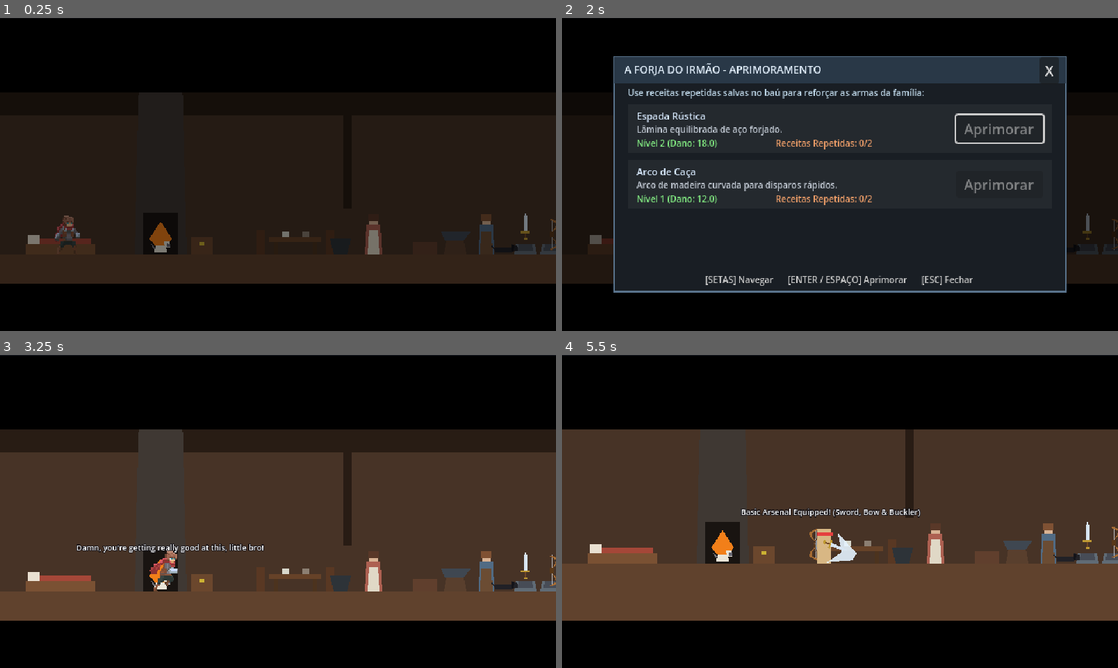
Above: before the commit, frames 1-4 (two rows, left to right).
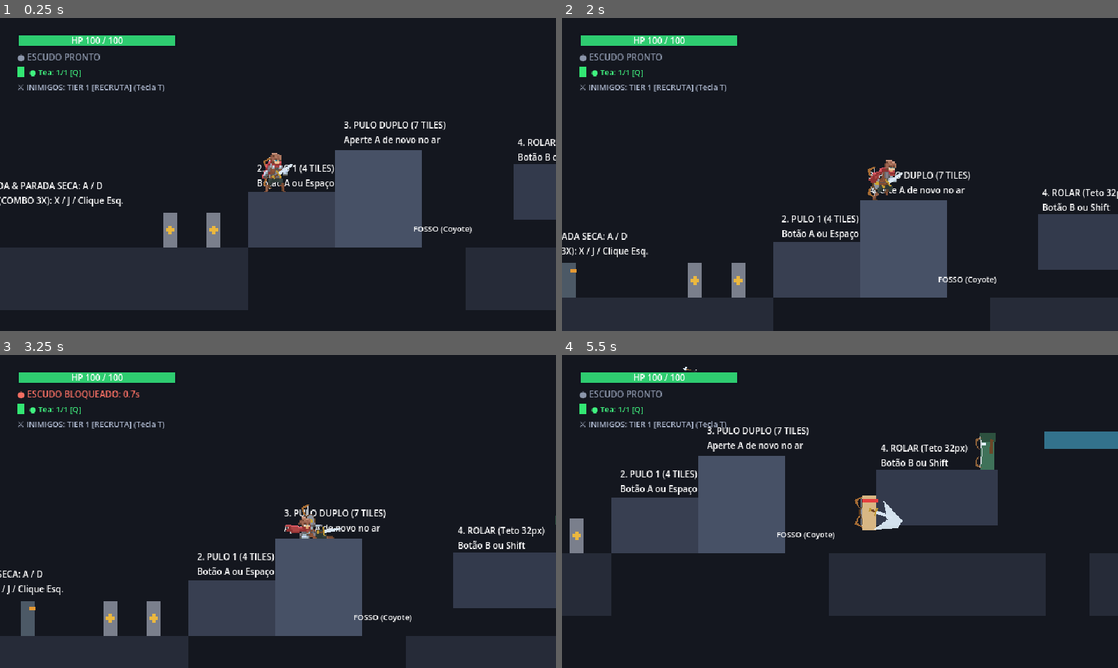
Above: after the commit, the same moments.

Repository: Theadrill/Godot-Roguelike-Prototype
Game: Godot game, scene res://src/world/movement_gym.tscn
The game is run twice, just before and just after one commit, with the same random seed, the same clock (stepped at 60 frames per second) and the same inputs. Before the commit the project starts from res://src/world/hub/family_house.tscn.
Inputs (mouse positions are in pixels of both pictures, inside the frame that each line leads up to):
- Up to frame 1 (0.25 s): no input
- Up to frame 2 (2 s): tap A (move_left) at 0.5, 1.25 s; move the mouse to (934, 237) at 0.52 s; hold Shift (roll) 0.53-1.28 s; hold D (move_right) from 0.53 s (still down); click (934, 237) at 0.67 s; tap Space (jump) at 0.77, 0.8, 1.07, 1.35, 1.52, 1.82 s; move the mouse to (1051, 237) at 1.27 s; click (1051, 237) at 1.42 s; tap Shift (roll) at 1.55 s
- Up to frame 3 (3.25 s): tap A (move_left) at 2 s; move the mouse to (528, 574) at 2.02 s; release D (move_right) at 2.03 s; press the mouse at (528, 574) at 2.03 s; hold A (move_left) 2.03-2.78 s; tap Space (jump) at 2.3, 3.02 s; move the mouse to (550, 574) at 2.77 s; release the mouse at (550, 574) at 2.78 s; hold D (move_right) from 2.78 s (still down); right-click (550, 574) at 2.85 s; click (550, 574) at 2.92 s; tap Shift (roll) at 3.05 s
- Up to frame 4 (5.5 s): tap Space (jump) at 3.32, 4.52, 4.82, 5.3 s; tap A (move_left) at 3.5, 4.25 s; move the mouse to (756, 583) at 3.52 s; hold Space (jump) 3.53-4.28 s; tap Q (heal) at 3.6 s; click (756, 583) at 3.67 s; move the mouse to (673, 464) at 4.27 s; release D (move_right) at 4.28 s; hold A (move_left) 4.28-5.03 s; tap E (interact) at 4.35 s; tap Shift (roll) at 4.55 s; move the mouse to (867, 511) at 5.02 s; hold D (move_right) from 5.03 s (still down); hold Keypad 2 (look_down) from 5.03 s (still down); click (867, 511) at 5.17 s

The runs differ from the first frame. In frame 1, 62% of the frame differs, in the area x 0-100%, y 0-100%; in frame 2, 50%; in frame 3, 92%; in frame 4, 99%.

Commit message:
chore(config): set movement_gym as main_scene for rapid weapon socket testing

Diff:
--- a/assets/player/adventurer/player_frames.tres
+++ b/assets/player/adventurer/player_frames.tres
@@ -1,68 +1,12 @@
-[gd_resource type="SpriteFrames" load_steps=37 format=3 uid="uid://player_frames_unified_01"]
-
-[ext_resource type="Texture2D" path="res://assets/player/adventurer/idle/player_idle_sheet.png" id="1_idle_sheet"]
-[ext_resource type="Texture2D" path="res://assets/player/adventurer/run/player_run_sheet.png" id="2_run_sheet"]
-[ext_resource type="Texture2D" path="res://assets/player/adventurer/jump/player_jump_sheet.png" id="3_jump_sheet"]
-[ext_resource type="Texture2D" path="res://assets/player/adventurer/crouch/player_crouch_sheet.png" id="4_crouch_sheet"]
-[ext_resource type="Texture2D" path="res://assets/player/adventurer/fall/player_fall_sheet.png" id="5_fall_sheet"]
-[ext_resource type="Texture2D" path="res://assets/player/adventurer/slide/player_slide_sheet.png" id="6_slide_sheet"]
-[ext_resource type="Texture2D" path="res://assets/player/adventurer/roll/player_roll_sheet.png" id="7_roll_sheet"]
-
-[sub_resource type="AtlasTexture" id="AtlasTexture_idle_0"]
-atlas = ExtResource("1_idle_sheet")
-region = Rect2(0, 0, 83, 62)
-
-[sub_resource type="AtlasTexture" id="AtlasTexture_idle_1"]
-atlas = ExtResource("1_idle_sheet")
-region = Rect2(83, 0, 83, 62)
-
-[sub_resource type="AtlasTexture" id="AtlasTexture_idle_2"]
-atlas = ExtResource("1_idle_sheet")
-region = Rect2(0, 62, 83, 62)
-
-[sub_resource type="AtlasTexture" id="AtlasTexture_idle_3"]
-atlas = ExtResource("1_idle_sheet")
-region = Rect2(83, 62, 83, 62)
-
-[sub_resource type="AtlasTexture" id="AtlasTexture_run_0"]
-atlas = ExtResource("2_run_sheet")
-region = Rect2(0, 0, 83, 62)
-
-[sub_resource type="AtlasTexture" id="AtlasTexture_run_1"]
-atlas = ExtResource("2_run_sheet")
-region = Rect2(83, 0, 83, 62)
-
-[sub_resource type="AtlasTexture" id="AtlasTexture_run_2"]
-atlas = ExtResource("2_run_sheet")
-region = Rect2(0, 62, 83, 62)
-
-[sub_resource type="AtlasTexture" id="AtlasTexture_run_3"]
-atlas = ExtResource("2_run_sheet")
-region = Rect2(83, 62, 83, 62)
-
-[sub_resource type="AtlasTexture" id="AtlasTexture_run_4"]
-atlas = ExtResource("2_run_sheet")
-region = Rect2(0, 124, 83, 62)
-
-[sub_resource type="AtlasTexture" id="AtlasTexture_run_5"]
-atlas = ExtResource("2_run_sheet")
-region = Rect2(83, 124, 83, 62)
-
-[sub_resource type="AtlasTexture" id="AtlasTexture_jump_0"]
-atlas = ExtResource("3_jump_sheet")
-region = Rect2(0, 0, 83, 62)
-
-[sub_resource type="AtlasTexture" id="AtlasTexture_jump_1"]
-atlas = ExtResource("3_jump_sheet")
-region = Rect2(83, 0, 83, 62)
-
-[sub_resource type="AtlasTexture" id="AtlasTexture_jump_2"]
-atlas = ExtResource("3_jump_sheet")
-region = Rect2(0, 62, 83, 62)
-
-[sub_resource type="AtlasTexture" id="AtlasTexture_jump_3"]
-atlas = ExtResource("3_jump_sheet")
-region = Rect2(83, 62, 83, 62)
+[gd_resource type="SpriteFrames" format=3 uid="uid://b3mi8waob4tc5"]
+
+[ext_resource type="Texture2D" uid="uid://m41pxyacdvsb" path="res://assets/player/adventurer/idle/player_idle_sheet.png" id="1_idle_sheet"]
+[ext_resource type="Texture2D" uid="uid://clwp5dhk23i2q" path="res://assets/player/adventurer/run/player_run_sheet.png" id="2_run_sheet"]
+[ext_resource type="Texture2D" uid="uid://dlpk5octxasmy" path="res://assets/player/adventurer/jump/player_jump_sheet.png" id="3_jump_sheet"]
+[ext_resource type="Texture2D" uid="uid://525yp11j1d78" path="res://assets/player/adventurer/crouch/player_crouch_sheet.png" id="4_crouch_sheet"]
+[ext_resource type="Texture2D" uid="uid://yl8ludkd4biw" path="res://assets/player/adventurer/fall/player_fall_sheet.png" id="5_fall_sheet"]
+[ext_resource type="Texture2D" uid="uid://bg0rr1o84ulm7" path="res://assets/player/adventurer/slide/player_slide_sheet.png" id="6_slide_sheet"]
+[ext_resource type="Texture2D" uid="uid://dw48dqxejk7o8" path="res://assets/player/adventurer/roll/player_roll_sheet.png" id="7_roll_sheet"]
 
 [sub_resource type="AtlasTexture" id="AtlasTexture_crouch_0"]
 atlas = ExtResource("4_crouch_sheet")
@@ -78,6 +22,22 @@
 
 [sub_resource type="AtlasTexture" id="AtlasTexture_crouch_3"]
 atlas = ExtResource("4_crouch_sheet")
+region = Rect2(83, 62, 83, 62)
+
+[sub_resource type="AtlasTexture" id="AtlasTexture_roll_0"]
+atlas = ExtResource("7_roll_sheet")
+region = Rect2(0, 0, 83, 62)
+
+[sub_resource type="AtlasTexture" id="AtlasTexture_roll_1"]
+atlas = ExtResource("7_roll_sheet")
+region = Rect2(83, 0, 83, 62)
+
+[sub_resource type="AtlasTexture" id="AtlasTexture_roll_2"]
+atlas = ExtResource("7_roll_sheet")
+region = Rect2(0, 62, 83, 62)
+
+[sub_resource type="AtlasTexture" id="AtlasTexture_roll_3"]
+atlas = ExtResource("7_roll_sheet")
 region = Rect2(83, 62, 83, 62)
 
 [sub_resource type="AtlasTexture" id="AtlasTexture_fall_0"]
@@ -88,6 +48,62 @@
 atlas = ExtResource("5_fall_sheet")
 region = Rect2(0, 62, 83, 62)
 
+[sub_resource type="AtlasTexture" id="AtlasTexture_jump_2"]
+atlas = ExtResource("3_jump_sheet")
+region = Rect2(0, 62, 83, 62)
+
+[sub_resource type="AtlasTexture" id="AtlasTexture_idle_0"]
+atlas = ExtResource("1_idle_sheet")
+region = Rect2(0, 0, 83, 62)
+
+[sub_resource type="AtlasTexture" id="AtlasTexture_idle_1"]
+atlas = ExtResource("1_idle_sheet")
+region = Rect2(83, 0, 83, 62)
+
+[sub_resource type="AtlasTexture" id="AtlasTexture_idle_2"]
+atlas = ExtResource("1_idle_sheet")
+region = Rect2(0, 62, 83, 62)
+
+[sub_resource type="AtlasTexture" id="AtlasTexture_idle_3"]
+atlas = ExtResource("1_idle_sheet")
+region = Rect2(83, 62, 83, 62)
+
+[sub_resource type="AtlasTexture" id="AtlasTexture_jump_0"]
+atlas = ExtResource("3_jump_sheet")
+region = Rect2(0, 0, 83, 62)
+
+[sub_resource type="AtlasTexture" id="AtlasTexture_jump_1"]
+atlas = ExtResource("3_jump_sheet")
+region = Rect2(83, 0, 83, 62)
+
+[sub_resource type="AtlasTexture" id="AtlasTexture_jump_3"]
+atlas = ExtResource("3_jump_sheet")
+region = Rect2(83, 62, 83, 62)
+
+[sub_resource type="AtlasTexture" id="AtlasTexture_run_0"]
+atlas = ExtResource("2_run_sheet")
+region = Rect2(0, 0, 83, 62)
+
+[sub_resource type="AtlasTexture" id="AtlasTexture_run_1"]
+atlas = ExtResource("2_run_sheet")
+region = Rect2(83, 0, 83, 62)
+
+[sub_resource type="AtlasTexture" id="AtlasTexture_run_2"]
+atlas = ExtResource("2_run_sheet")
+region = Rect2(0, 62, 83, 62)
+
+[sub_resource type="AtlasTexture" id="AtlasTexture_run_3"]
+atlas = ExtResource("2_run_sheet")
+region = Rect2(83, 62, 83, 62)
+
+[sub_resource type="AtlasTexture" id="AtlasTexture_run_4"]
+atlas = ExtResource("2_run_sheet")
+region = Rect2(0, 124, 83, 62)
+
+[sub_resource type="AtlasTexture" id="AtlasTexture_run_5"]
+atlas = ExtResource("2_run_sheet")
+region = Rect2(83, 124, 83, 62)
+
 [sub_resource type="AtlasTexture" id="AtlasTexture_slide_0"]
 atlas = ExtResource("6_slide_sheet")
 region = Rect2(0, 0, 83, 62)
@@ -96,22 +112,6 @@
 atlas = ExtResource("6_slide_sheet")
 region = Rect2(0, 62, 83, 62)
 
-[sub_resource type="AtlasTexture" id="AtlasTexture_roll_0"]
-atlas = ExtResource("7_roll_sheet")
-region = Rect2(0, 0, 83, 62)
-
-[sub_resource type="AtlasTexture" id="AtlasTexture_roll_1"]
-atlas = ExtResource("7_roll_sheet")
-region = Rect2(83, 0, 83, 62)
-
-[sub_resource type="AtlasTexture" id="AtlasTexture_roll_2"]
-atlas = ExtResource("7_roll_sheet")
-region = Rect2(0, 62, 83, 62)
-
-[sub_resource type="AtlasTexture" id="AtlasTexture_roll_3"]
-atlas = ExtResource("7_roll_sheet")
-region = Rect2(83, 62, 83, 62)
-
 [resource]
 animations = [{
 "frames": [{
@@ -127,7 +127,7 @@
 "duration": 1.0,
 "texture": SubResource("AtlasTexture_crouch_3")
 }],
-"loop": true,
+"loop": 1,
 "name": &"crouch",
 "speed": 6.0
 }, {
@@ -144,7 +144,7 @@
 "duration": 1.0,
 "texture": SubResource("AtlasTexture_roll_3")
 }],
-"loop": false,
+"loop": 0,
 "name": &"double_jump",
 "speed": 13.0
 }, {
@@ -155,7 +155,7 @@
 "duration": 1.0,
 "texture": SubResource("AtlasTexture_fall_1")
 }],
-"loop": true,
+"loop": 1,
 "name": &"fall",
 "speed": 6.0
 }, {
@@ -169,7 +169,7 @@
 "duration": 1.0,
 "texture": SubResource("AtlasTexture_fall_1")
 }],
-"loop": false,
+"loop": 0,
 "name": &"fall_from_jump",
 "speed": 9.0
 }, {
@@ -186,7 +186,7 @@
 "duration": 1.0,
 "texture": SubResource("AtlasTexture_idle_3")
 }],
-"loop": true,
+"loop": 1,
 "name": &"idle",
 "speed": 6.0
 }, {
@@ -203,7 +203,7 @@
 "duration": 1.0,
 "texture": SubResource("AtlasTexture_jump_3")
 }],
-"loop": false,
+"loop": 0,
 "name": &"jump",
 "speed": 10.0
 }, {
@@ -220,7 +220,7 @@
 "duration": 1.0,
 "texture": SubResource("AtlasTexture_roll_3")
 }],
-"loop": true,
+"loop": 1,
 "name": &"roll",
 "speed": 16.0
 }, {
@@ -243,7 +243,7 @@
 "duration": 1.0,
 "texture": SubResource("AtlasTexture_run_5")
 }],
-"loop": true,
+"loop": 1,
 "name": &"run",
 "speed": 10.0
 }, {
@@ -254,7 +254,7 @@
 "duration": 1.0,
 "texture": SubResource("AtlasTexture_slide_1")
 }],
-"loop": true,
+"loop": 1,
 "name": &"slide",
 "speed": 10.0
 }]
--- a/project.godot
+++ b/project.godot
@@ -13,7 +13,7 @@
 config/name="Severed Dawn"
 config/description="2D Action Roguelike Prototype"
 config/version="0.1.0"
-run/main_scene="res://src/world/hub/family_house.tscn"
+run/main_scene="res://src/world/movement_gym.tscn"
 config/features=PackedStringArray("4.7", "Forward Plus")
 
 [autoload]
--- a/src/entities/player/weapon_socket_config.gd
+++ b/src/entities/player/weapon_socket_config.gd
@@ -14,10 +14,10 @@
 const OFFSETS: Dictionary = {
 	"sword": {
 		&"idle": [
-			{"pos": Vector2(6, -20), "rot": -35.0, "visible": true}, # Frame 0
-			{"pos": Vector2(6, -20), "rot": -35.0, "visible": true}, # Frame 1
-			{"pos": Vector2(6, -20), "rot": -35.0, "visible": true}, # Frame 2
-			{"pos": Vector2(6, -20), "rot": -35.0, "visible": true}, # Frame 3
+			{"pos": Vector2(0, -20), "rot": -35.0, "visible": true}, # Frame 0
+			{"pos": Vector2(0, -20), "rot": -35.0, "visible": true}, # Frame 1
+			{"pos": Vector2(0, -20), "rot": -35.0, "visible": true}, # Frame 2
+			{"pos": Vector2(0, -20), "rot": -35.0, "visible": true}, # Frame 3
 		],
 		&"run": [
 			{"pos": Vector2(6, -20), "rot": -35.0, "visible": true}, # Frame 0
--- a/src/world/hub/family_house.tscn
+++ b/src/world/hub/family_house.tscn
@@ -3,16 +3,34 @@
 [ext_resource type="Script" uid="uid://xo33rwwhn3ri" path="res://src/world/hub/family_house.gd" id="1_house"]
 [ext_resource type="PackedScene" path="res://src/entities/player/player.tscn" id="2_player"]
 [ext_resource type="Script" uid="uid://bu341gq4akkm8" path="res://src/core/game_camera.gd" id="3_camera"]
-[ext_resource type="PackedScene" path="res://src/ui/hub/npc_bark.tscn" id="4_bark"]
+[ext_resource type="PackedScene" uid="uid://df7283caa01x4" path="res://src/ui/hub/npc_bark.tscn" id="4_bark"]
 [ext_resource type="PackedScene" path="res://src/ui/hub/mother_dialog_ui.tscn" id="5_mother_ui"]
 [ext_resource type="PackedScene" path="res://src/ui/hub/brother_forge_ui.tscn" id="6_brother_ui"]
 [ext_resource type="PackedScene" path="res://src/ui/hub/touch_of_death_ui.tscn" id="7_death_ui"]
-[ext_resource type="Shader" path="res://src/shaders/death_spiral.gdshader" id="8_death_shader"]
+[ext_resource type="Shader" uid="uid://dxs1gspo6jsqh" path="res://src/shaders/death_spiral.gdshader" id="8_death_shader"]
 [ext_resource type="PackedScene" path="res://src/world/hub/weapon_pedestal.tscn" id="9_pedestal"]
 [ext_resource type="Resource" path="res://src/entities/equipment/swords/weapon_sword_base.tres" id="10_sword"]
 [ext_resource type="Resource" path="res://src/entities/equipment/shields/shield_buckler_base.tres" id="11_buckler"]
-[ext_resource type="Resource" path="res://src/entities/equipment/bows/weapon_bow_base.tres" id="12_bow"]
+[ext_resource type="Resource" uid="uid://d1dsk5evc6cyq" path="res://src/entities/equipment/bows/weapon_bow_base.tres" id="12_bow"]
 [ext_resource type="Resource" path="res://src/entities/equipment/daggers/weapon_dagger_base.tres" id="13_daggers"]
+
+[sub_resource type="RectangleShape2D" id="RectangleShape2D_ground"]
+size = Vector2(1140, 72)
+
+[sub_resource type="RectangleShape2D" id="RectangleShape2D_ceiling"]
+size = Vector2(920, 48)
+
+[sub_resource type="RectangleShape2D" id="RectangleShape2D_wall_left"]
+size = Vector2(30, 360)
+
+[sub_resource type="RectangleShape2D" id="RectangleShape2D_wall_right"]
+size = Vector2(30, 360)
+
+[sub_resource type="RectangleShape2D" id="RectangleShape2D_wall_house_end"]
+size = Vector2(20, 200)
+
+[sub_resource type="RectangleShape2D" id="RectangleShape2D_npc"]
+size = Vector2(50, 60)
 
 [sub_resource type="ShaderMaterial" id="ShaderMaterial_portal"]
 shader = ExtResource("8_death_shader")
@@ -24,32 +42,11 @@
 shader_parameter/color_edge = Color(0.42, 0.74, 0.62, 1)
 shader_parameter/color_void = Color(0.03, 0.05, 0.04, 1)
 
-[sub_resource type="RectangleShape2D" id="RectangleShape2D_ground"]
-size = Vector2(1140, 72)
-
-[sub_resource type="RectangleShape2D" id="RectangleShape2D_ceiling"]
-size = Vector2(920, 48)
-
-[sub_resource type="RectangleShape2D" id="RectangleShape2D_wall_left"]
-size = Vector2(30, 360)
-
-[sub_resource type="RectangleShape2D" id="RectangleShape2D_wall_right"]
-size = Vector2(30, 360)
-
-[sub_resource type="RectangleShape2D" id="RectangleShape2D_wall_house_end"]
-size = Vector2(20, 200)
+[sub_resource type="RectangleShape2D" id="RectangleShape2D_chest"]
+size = Vector2(40, 32)
 
 [sub_resource type="RectangleShape2D" id="RectangleShape2D_exit"]
 size = Vector2(40, 80)
-
-[sub_resource type="RectangleShape2D" id="RectangleShape2D_chest"]
-size = Vector2(40, 32)
-
-[sub_resource type="RectangleShape2D" id="RectangleShape2D_rack"]
-size = Vector2(48, 48)
-
-[sub_resource type="RectangleShape2D" id="RectangleShape2D_npc"]
-size = Vector2(50, 60)
 
 [node name="FamilyHouse" type="Node2D" unique_id=1798535553]
 position = Vector2(0, -16)
@@ -192,7 +189,6 @@
 
 [node name="MotherArea" type="Area2D" parent="Props/Mother_Placeholder" unique_id=1771846737]
 position = Vector2(0, -20)
-collision_layer = 1
 collision_mask = 2
 
 [node name="CollisionShape2D" type="CollisionShape2D" parent="Props/Mother_Placeholder/MotherArea" unique_id=1771846738]
@@ -234,7 +230,6 @@
 
 [node name="BrotherArea" type="Area2D" parent="Props/Brother_Placeholder" unique_id=889332581]
 position = Vector2(0, -20)
-collision_layer = 1
 collision_mask = 2
 
 [node name="CollisionShape2D" type="CollisionShape2D" parent="Props/Brother_Placeholder/BrotherArea" unique_id=889332582]
@@ -243,49 +238,49 @@
 [node name="Bark" parent="Props/Brother_Placeholder" unique_id=889332583 instance=ExtResource("4_bark")]
 position = Vector2(0, -48)
 
-[node name="Pedestals" type="Node2D" parent="Props"]
-
-[node name="Pedestal_Weapon_1" parent="Props/Pedestals" instance=ExtResource("9_pedestal")]
+[node name="Pedestals" type="Node2D" parent="Props" unique_id=1341941316]
+
+[node name="Pedestal_Weapon_1" parent="Props/Pedestals" unique_id=239418599 instance=ExtResource("9_pedestal")]
 position = Vector2(605, 288)
 equipment_data = ExtResource("10_sword")
 
-[node name="Pedestal_Weapon_2" parent="Props/Pedestals" instance=ExtResource("9_pedestal")]
+[node name="Pedestal_Weapon_2" parent="Props/Pedestals" unique_id=1245625100 instance=ExtResource("9_pedestal")]
 position = Vector2(635, 288)
 pedestal_index = 1
 equipment_data = ExtResource("12_bow")
 
-[node name="Pedestal_Weapon_3" parent="Props/Pedestals" instance=ExtResource("9_pedestal")]
+[node name="Pedestal_Weapon_3" parent="Props/Pedestals" unique_id=703085680 instance=ExtResource("9_pedestal")]
 position = Vector2(665, 288)
 pedestal_index = 2
 equipment_data = ExtResource("13_daggers")
 
-[node name="Pedestal_Weapon_4" parent="Props/Pedestals" instance=ExtResource("9_pedestal")]
+[node name="Pedestal_Weapon_4" parent="Props/Pedestals" unique_id=1913480857 instance=ExtResource("9_pedestal")]
 position = Vector2(695, 288)
 pedestal_index = 3
 
-[node name="Pedestal_Weapon_5" parent="Props/Pedestals" instance=ExtResource("9_pedestal")]
+[node name="Pedestal_Weapon_5" parent="Props/Pedestals" unique_id=1347363399 instance=ExtResource("9_pedestal")]
 position = Vector2(725, 288)
 pedestal_index = 4
 
-[node name="Pedestal_Weapon_6" parent="Props/Pedestals" instance=ExtResource("9_pedestal")]
+[node name="Pedestal_Weapon_6" parent="Props/Pedestals" unique_id=1358837370 instance=ExtResource("9_pedestal")]
 position = Vector2(755, 288)
 pedestal_index = 5
 
-[node name="Gallery_Divider" type="Polygon2D" parent="Props/Pedestals"]
+[node name="Gallery_Divider" type="Polygon2D" parent="Props/Pedestals" unique_id=1290256425]
 color = Color(0.24, 0.22, 0.2, 1)
 polygon = PackedVector2Array(776, 220, 782, 220, 784, 288, 774, 288)
 
-[node name="Pedestal_Shield_1" parent="Props/Pedestals" instance=ExtResource("9_pedestal")]
+[node name="Pedestal_Shield_1" parent="Props/Pedestals" unique_id=111014464 instance=ExtResource("9_pedestal")]
 position = Vector2(805, 288)
 is_shield_pedestal = true
 equipment_data = ExtResource("11_buckler")
 
-[node name="Pedestal_Shield_2" parent="Props/Pedestals" instance=ExtResource("9_pedestal")]
+[node name="Pedestal_Shield_2" parent="Props/Pedestals" unique_id=786929358 instance=ExtResource("9_pedestal")]
 position = Vector2(835, 288)
 is_shield_pedestal = true
 pedestal_index = 1
 
-[node name="Pedestal_Shield_3" parent="Props/Pedestals" instance=ExtResource("9_pedestal")]
+[node name="Pedestal_Shield_3" parent="Props/Pedestals" unique_id=1644435565 instance=ExtResource("9_pedestal")]
 position = Vector2(865, 288)
 is_shield_pedestal = true
 pedestal_index = 2
@@ -399,7 +394,6 @@
 
 [node name="ChestArea" type="Area2D" parent="." unique_id=739182910]
 position = Vector2(223, 278)
-collision_layer = 1
 collision_mask = 2
 
 [node name="CollisionShape2D" type="CollisionShape2D" parent="ChestArea" unique_id=1849182041]
@@ -407,7 +401,6 @@
 
 [node name="ExitPortalArea" type="Area2D" parent="." unique_id=438728389]
 position = Vector2(1040, 248)
-collision_layer = 1
 collision_mask = 2
 
 [node name="CollisionShape2D" type="CollisionShape2D" parent="ExitPortalArea" unique_id=1193208525]
Not shown, added: src/entities/player/weapon_socket_config.gd.uid
